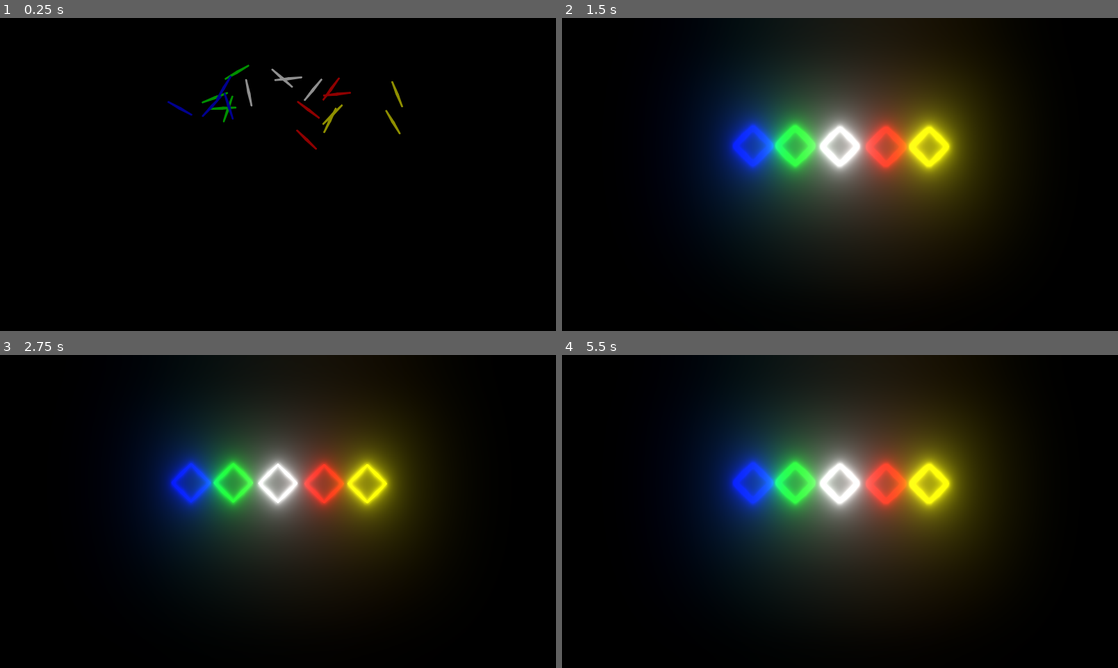
Above: before the commit, frames 1-4 (two rows, left to right).
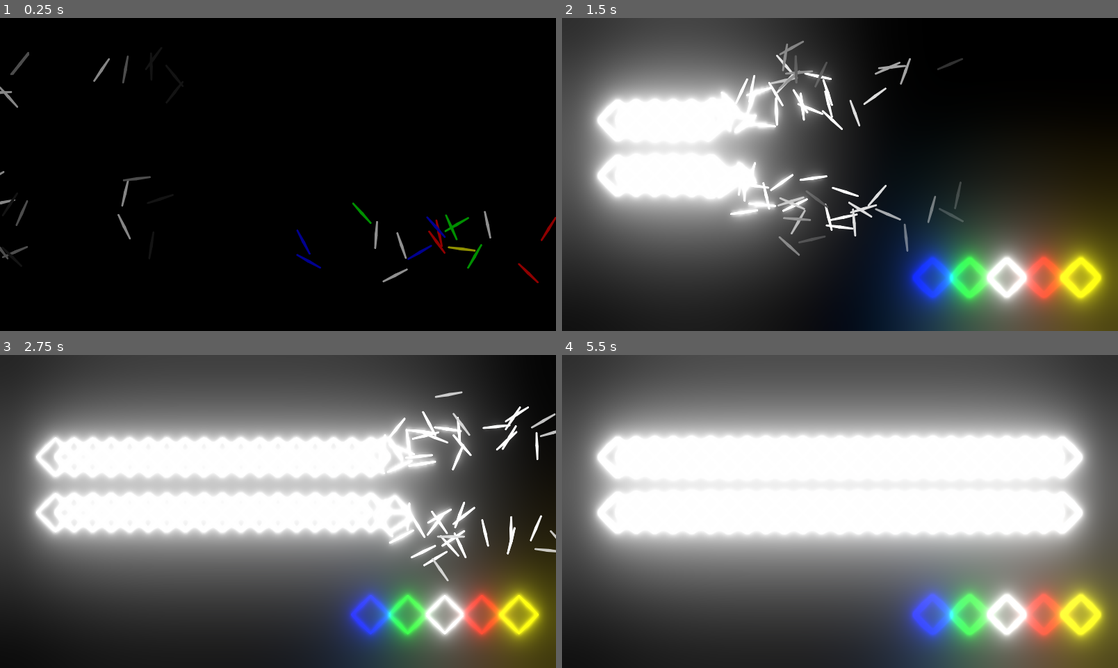
Above: after the commit, the same moments.

Repository: KOBUGE-Games/phaseshifter
Game: Godot game, scene res://game.tscn
Same seed, same stepped clock (60 frames per second), same inputs: the game is played once before the commit and once after it.
Inputs:
- Up to frame 1 (0.25 s): no input
- Up to frame 2 (1.5 s): no input
- Up to frame 3 (2.75 s): no input
- Up to frame 4 (5.5 s): no input

The runs differ from the first frame. In frame 1, 2.1% of the frame differs, in the area x 0-100%, y 10-85%; in frame 2, 78%; in frame 3, 94%; in frame 4, 99%, in the area x 0-100%, y 0-100%.

Commit message:
add world creator with start creation

Diff:
--- a/game.tscn
+++ b/game.tscn
@@ -1,6 +1,7 @@
-[gd_scene load_steps=4 format=2]
+[gd_scene load_steps=5 format=2]
 
 [ext_resource path="res://obstacle/obstacle.tscn" type="PackedScene" id=1]
+[ext_resource path="res://obstacle/world_creator.tscn" type="PackedScene" id=2]
 
 [sub_resource type="Environment" id=1]
 background_mode = 4
@@ -34,23 +35,23 @@
 [node name="game" type="Node2D"]
 
 [node name="obstacle" parent="." instance=ExtResource( 1 )]
-position = Vector2( 959.706, 442.811 )
+position = Vector2( 1536, 896 )
 
 [node name="red" parent="." instance=ExtResource( 1 )]
 modulate = Color( 1, 0, 0, 1 )
-position = Vector2( 1119.3, 444.24 )
+position = Vector2( 1664, 896 )
 
 [node name="green" parent="." instance=ExtResource( 1 )]
 modulate = Color( 0, 1, 0, 1 )
-position = Vector2( 805.626, 440.955 )
+position = Vector2( 1408, 896 )
 
 [node name="blue" parent="." instance=ExtResource( 1 )]
 modulate = Color( 0, 0, 1, 1 )
-position = Vector2( 659.706, 440.955 )
+position = Vector2( 1280, 896 )
 
 [node name="yellow" parent="." instance=ExtResource( 1 )]
 modulate = Color( 1, 1, 0, 1 )
-position = Vector2( 1268.08, 444.322 )
+position = Vector2( 1792, 896 )
 
 [node name="WorldEnvironment" type="WorldEnvironment" parent="."]
 environment = SubResource( 1 )
@@ -58,3 +59,8 @@
 [node name="AnimationPlayer" type="AnimationPlayer" parent="WorldEnvironment"]
 autoplay = "glow"
 anims/glow = SubResource( 2 )
+
+[node name="world_creator" parent="." instance=ExtResource( 2 )]
+position = Vector2( 192, 448 )
+
+[editable path="red"]
--- a/obstacle/obstacle.gd
+++ b/obstacle/obstacle.gd
@@ -5,19 +5,12 @@
 var child_count
 var animation
 
-onready var property_name = ["position", "rotation_degrees", "self_modulate"]
+onready var property_name = ["position", "rotation_degrees", "self_modulate", "visible"]
 onready var property_value: Dictionary
 
-#onready var sprite = $Sprite
-#onready var anim = $Node2D/AnimationPlayer
-#var current_anim: Animation
-#var time = 0
-#var distance = 0
-# Called when the node enters the scene tree for the first time.
 func _ready():
 	child_count = get_child_count()
-#	randomize_properties()
-
+	# add an animationplayer to the scene
 	var animation_instance = AnimationPlayer.new()
 	animation_instance.name = "AnimationPlayer"
 	self.add_child(animation_instance)
@@ -26,6 +19,9 @@
 	animation = animation_player.get_animation("fade")
 
 	for child in child_count:
+		# hide childs so they won't be visible before the animation starts
+		get_child(child).hide()
+		# add all animation properties of every child
 		for property in property_name:
 			var track_index = animation.add_track(Animation.TYPE_VALUE)
 			randomize_properties()
@@ -36,10 +32,7 @@
 
 func randomize_properties():
 	randomize()
-	property_value = {"position": [Vector2(randi()%256-128,-randi()%256-64), Vector2(0,0)],
-		"rotation_degrees": [randi()%360, 0],
-		"self_modulate": [Color(0,0,0,1), Color(1.5,1.5,1.5,1)]}
-#	current_anim = anim.get_animation("fade_in")
-#	current_anim.track_insert_key(0,0.0,randi()%360)
-#	current_anim.track_insert_key(1,0.0,Vector2(-randi()%100,-randi()%200-100))
-#	anim.play("fade_in")
+	property_value = {"position": [Vector2((randi()%2-0.5)*512,(-randi()%4-1)*64), Vector2(0,0)], # slide in randomly
+		"rotation_degrees": [randi()%360, 0], # rotate in randomly
+		"self_modulate": [Color(0,0,0,1), Color(1.5,1.5,1.5,1)], # fade in effect
+		"visible": [true,true]} # make childs visible once animation starts
--- a/obstacle/obstacle.tscn
+++ b/obstacle/obstacle.tscn
@@ -5,7 +5,6 @@
 
 [node name="obstacle" type="Node2D"]
 script = ExtResource( 2 )
-animation_length = 1.0
 
 [node name="line0" parent="." instance=ExtResource( 1 )]
 
--- /dev/null
+++ b/obstacle/world_creator.gd
@@ -0,0 +1,30 @@
+extends Node2D
+
+var tile_offset = 64 # distance between tiles in pixels
+var vertical_distance = 96
+var horizontal_distance = 1600
+var current_horizontal = 0
+
+onready var obstacle = preload("res://obstacle/obstacle.tscn")
+onready var obstacle_container = $obstacle_container
+onready var timer: Timer = $Timer
+
+# Called when the node enters the scene tree for the first time.
+func _ready():
+	pass
+
+func _process(delta):
+	if current_horizontal < horizontal_distance:
+		start_level()
+	pass
+
+func start_level():
+	if timer.is_stopped():
+		for x in range(2):
+			var new_obstacle = obstacle.instance()
+			new_obstacle.rotation_degrees = -x*180 # set different fade in direction for top / bottom
+			x = (x-0.5) * 2 # make value -1 and 1 to spawn top / bottom
+			new_obstacle.position = Vector2(current_horizontal,x*vertical_distance)
+			obstacle_container.add_child(new_obstacle)
+		current_horizontal += tile_offset
+		timer.start()
--- /dev/null
+++ b/obstacle/world_creator.tscn
@@ -0,0 +1,12 @@
+[gd_scene load_steps=2 format=2]
+
+[ext_resource path="res://obstacle/world_creator.gd" type="Script" id=1]
+
+[node name="world_creator" type="Node2D"]
+script = ExtResource( 1 )
+
+[node name="obstacle_container" type="Node2D" parent="."]
+
+[node name="Timer" type="Timer" parent="."]
+wait_time = 0.1
+one_shot = true
